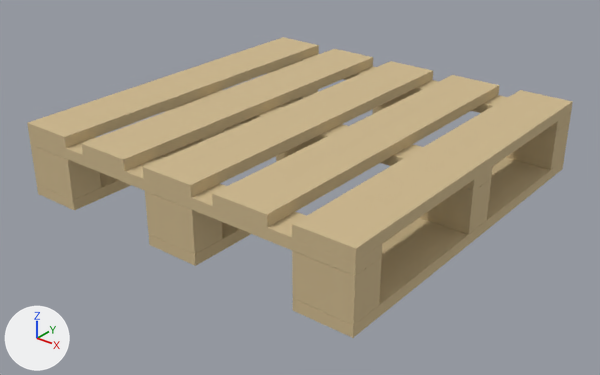
A saved change to the glTF model public/models/pallet1.glb.
Before and after are seen from a camera (50 mm lens) standing at (5.25, -6.72, 3.32) and looking at (0.05, -0.21, -0.71). Every picture has the same lights, and +X, +Y and +Z are marked at lower left. Where no turn or scale is listed for an object, it has been applied to the vertices.
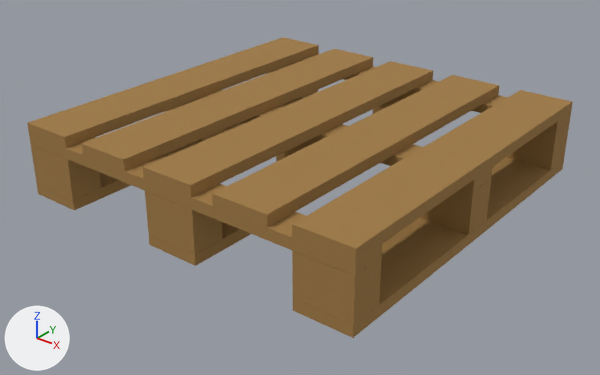
Location of each change, (x1, y1, x2, y2) in pixels of the pictures (600 x 375 px):
'Cube.004', recoloured (beige to brown): (292, 90, 573, 262) in both
'Cube.003', recoloured (beige to brown): (212, 75, 499, 227) in both
'Cube', recoloured (beige to brown): (143, 61, 433, 197) in both
'Cube.001', recoloured (beige to brown): (81, 49, 373, 171) in both
'Cube.002', recoloured (beige to brown): (27, 37, 319, 148) in both
'Cube.017', recoloured: (293, 158, 564, 338) in both
'Cube.007', recoloured (beige to brown): (29, 134, 382, 276) in both
'Cube.009', recoloured (beige to brown): (292, 251, 382, 325) in both
'Cube.012', recoloured (beige to brown): (145, 191, 223, 254) in both
'Cube.015', recoloured (beige to brown): (31, 145, 101, 200) in both
'Cube.008', recoloured: (420, 179, 491, 235) in both
'Cube.010', recoloured: (506, 122, 570, 170) in both
'Cube.019', recoloured (beige to brown): (37, 100, 298, 210) in both
'Cube.018', recoloured (beige to brown): (149, 222, 251, 266) in both
'Cube.005', recoloured (beige to brown): (186, 90, 492, 191) in both
'Cube.006', recoloured (beige to brown): (287, 54, 571, 131) in both
'Cube.013', recoloured: (276, 141, 313, 162) in both
'Cube.011', recoloured: (372, 94, 409, 114) in both
'Cube.014', recoloured: (165, 104, 224, 143) in both
'Cube.016', recoloured: (266, 66, 318, 100) in both

What the commit changed:
Material 'wood' (mat_wood) changes colour from beige #ceb88d to brown #a07a44; in linear values from (0.615, 0.48, 0.268) to (0.351, 0.196, 0.0581).
